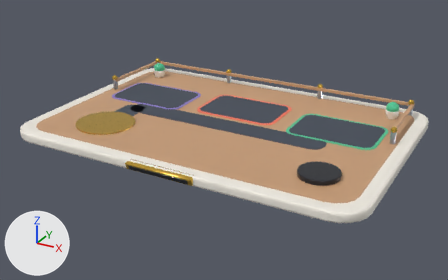
An edit to the Blender file ArtSource/Blender/Spatial/FloorOfficePlatform_Compact.blend, drawn before and after from the same camera.
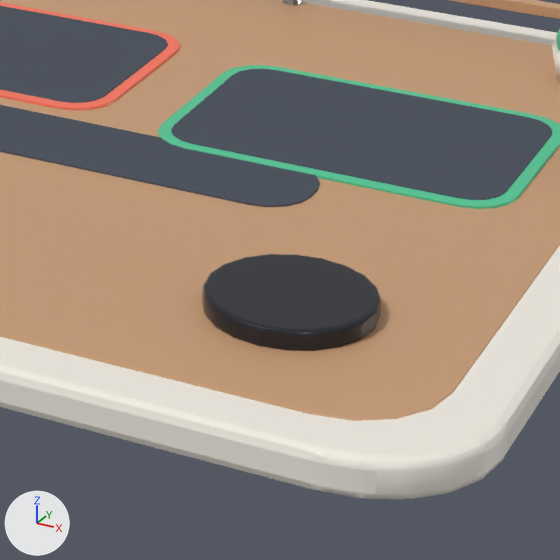
There are two pictures of each version: one whole from a 50 mm lens placed at (0.452, -0.834, 0.402), pointed at (0.002, -0.017, -0.007), one close up on the part from 55% to 86% of the width and 35% to 85% of the height. Every picture has the same lights, and +X, +Y and +Z are marked at lower left. The last two pictures show the newer version.

The older version as bpy lines, for what is in view:
```python
me_floorofficeplatform_compact_backrailbar_mesh = bpy.data.meshes.new('FloorOfficePlatform_Compact_BackRailBar_Mesh')
me_floorofficeplatform_compact_backrailbar_mesh.from_pydata(...)  # 5784 vertices, 5336 faces; spans x -0.29..0.29, y -0.026..0.38, z -0.038..0.009
me_floorofficeplatform_compact_backrailbar_mesh.materials.append(mat_mat_warmwood)  # brown #c89d77
me_floorofficeplatform_compact_backrailbar_mesh.materials.append(mat_mat_charcoalvisor)  # black #21242b
me_floorofficeplatform_compact_backrailbar_mesh.materials.append(mat_mat_brass)  # yellow #d9b047
me_floorofficeplatform_compact_backrailbar_mesh.materials.append(mat_mat_creamceramic)  # white #f4eee4
me_floorofficeplatform_compact_backrailbar_mesh.materials.append(mat_mat_feltslate)  # greyish blue #424a57
me_floorofficeplatform_compact_backrailbar_mesh.materials.append(mat_mat_researcher_lavender)  # purple #8f7cc8
me_floorofficeplatform_compact_backrailbar_mesh.materials.append(mat_mat_developer_coral)  # red #fa755c
me_floorofficeplatform_compact_backrailbar_mesh.materials.append(mat_mat_tester_mint)  # green #4fc896
me_floorofficeplatform_compact_backrailbar_mesh.materials.append(mat_mat_brushedmetal)  # grey #a6afb9
ob_floorofficeplatform_compact_staticbody = bpy.data.objects.new('FloorOfficePlatform_Compact_StaticBody', me_floorofficeplatform_compact_backrailbar_mesh)
ob_floorofficeplatform_compact_staticbody.parent = ob_floorofficeplatform_compact
ob_floorofficeplatform_compact_staticbody.location = (0.0, -0.174, 0.038)
```
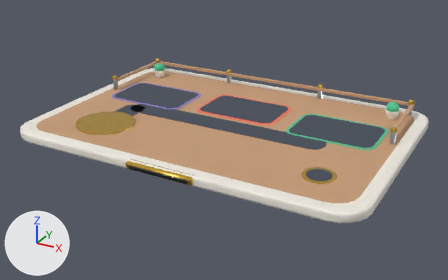
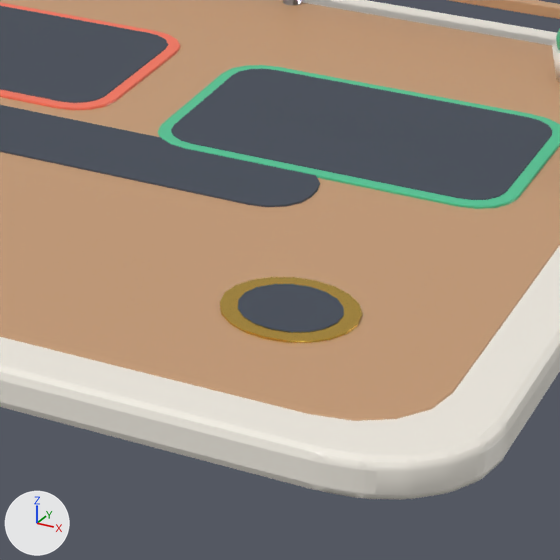
Boxes (x1, y1, x2, y2) around the edits, measured in the close-ups (560 x 560 px):
part 1 of me_floorofficeplatform_compact_backrailbar_mesh, added
    after: (220, 277, 362, 343)
part 2 of me_floorofficeplatform_compact_backrailbar_mesh, added
    after: (238, 284, 344, 332)
part 3 of me_floorofficeplatform_compact_backrailbar_mesh, deleted (black)
    before: (202, 254, 381, 351)

Diff of the bpy script that builds the scene:
```diff
--- a/ArtSource/Blender/Spatial/FloorOfficePlatform_Compact.blend.py
+++ b/ArtSource/Blender/Spatial/FloorOfficePlatform_Compact.blend.py
@@ me_floorofficeplatform_compact_backrailbar_mesh @@
 # used by ob_floorofficeplatform_compact_staticbody; parent = ob_floorofficeplatform_compact; location = (0.0, -0.174, 0.038)
-me_floorofficeplatform_compact_backrailbar_mesh.from_pydata(...)  # 5784 vertices, 5336 faces; spans x -0.29..0.29, y -0.026..0.38, z -0.038..0.009
+me_floorofficeplatform_compact_backrailbar_mesh.from_pydata(...)  # 5740 vertices, 5276 faces; spans x -0.29..0.29, y -0.026..0.38, z -0.038..0.009
+# me_floorofficeplatform_compact_backrailbar_mesh part 1: a new loose piece, a 20-sided cylinder along z spanning x -0.227..-0.179, y 0.265..0.313, z -0.0182..-0.0166, in mat_mat_brass (yellow #d9b047)
+# me_floorofficeplatform_compact_backrailbar_mesh part 2: a new loose piece, an 18-sided cylinder along z spanning x -0.2207..-0.1852, y 0.271..0.307, z -0.0181..-0.0163, in mat_mat_feltslate (greyish blue #424a57)
+# me_floorofficeplatform_compact_backrailbar_mesh part 3: the loose piece of 120 vertices spanning x -0.233..-0.173, y 0.259..0.319, z -0.018..-0.01 is deleted
 me_floorofficeplatform_compact_backrailbar_mesh.materials.append(mat_mat_warmwood)
```
